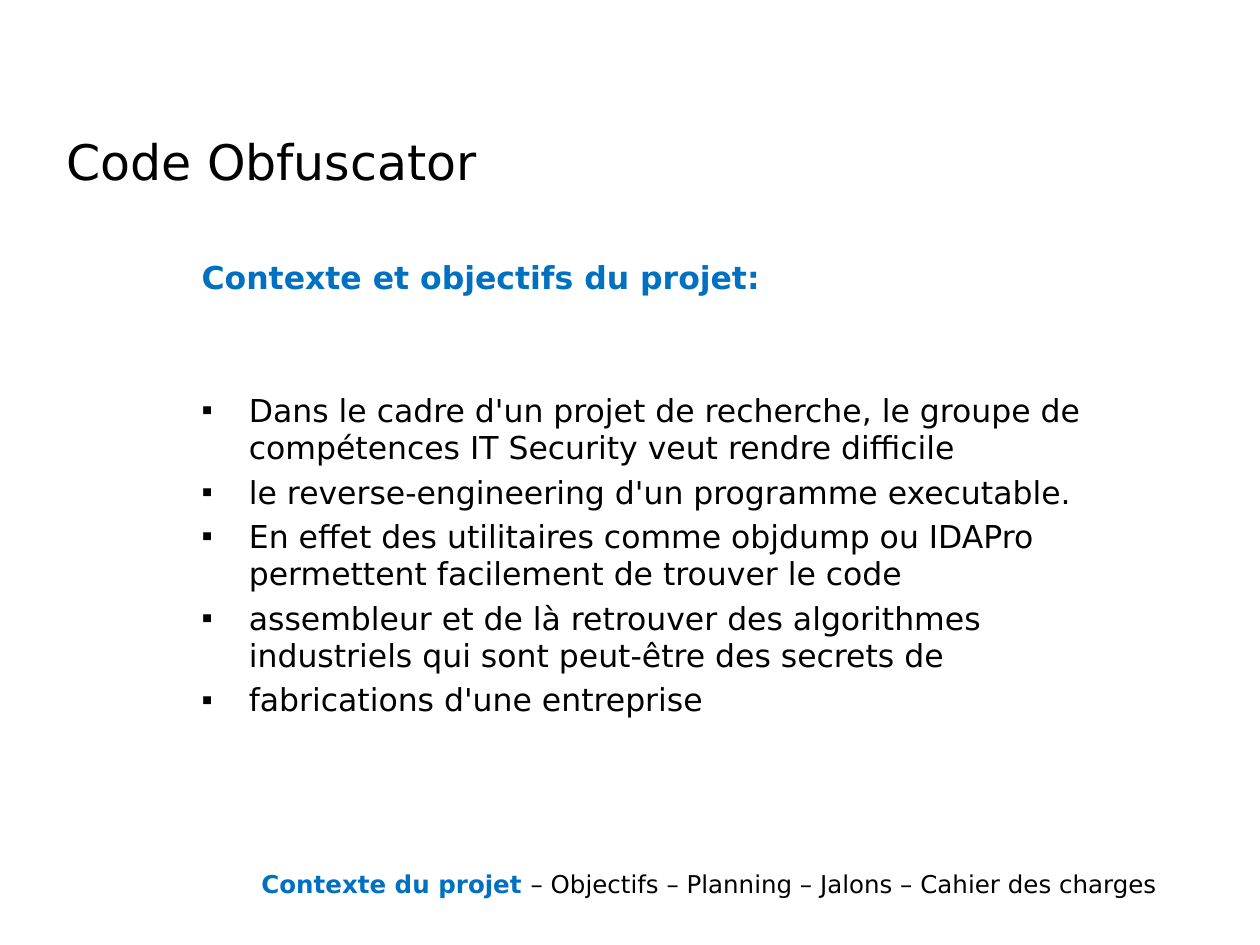
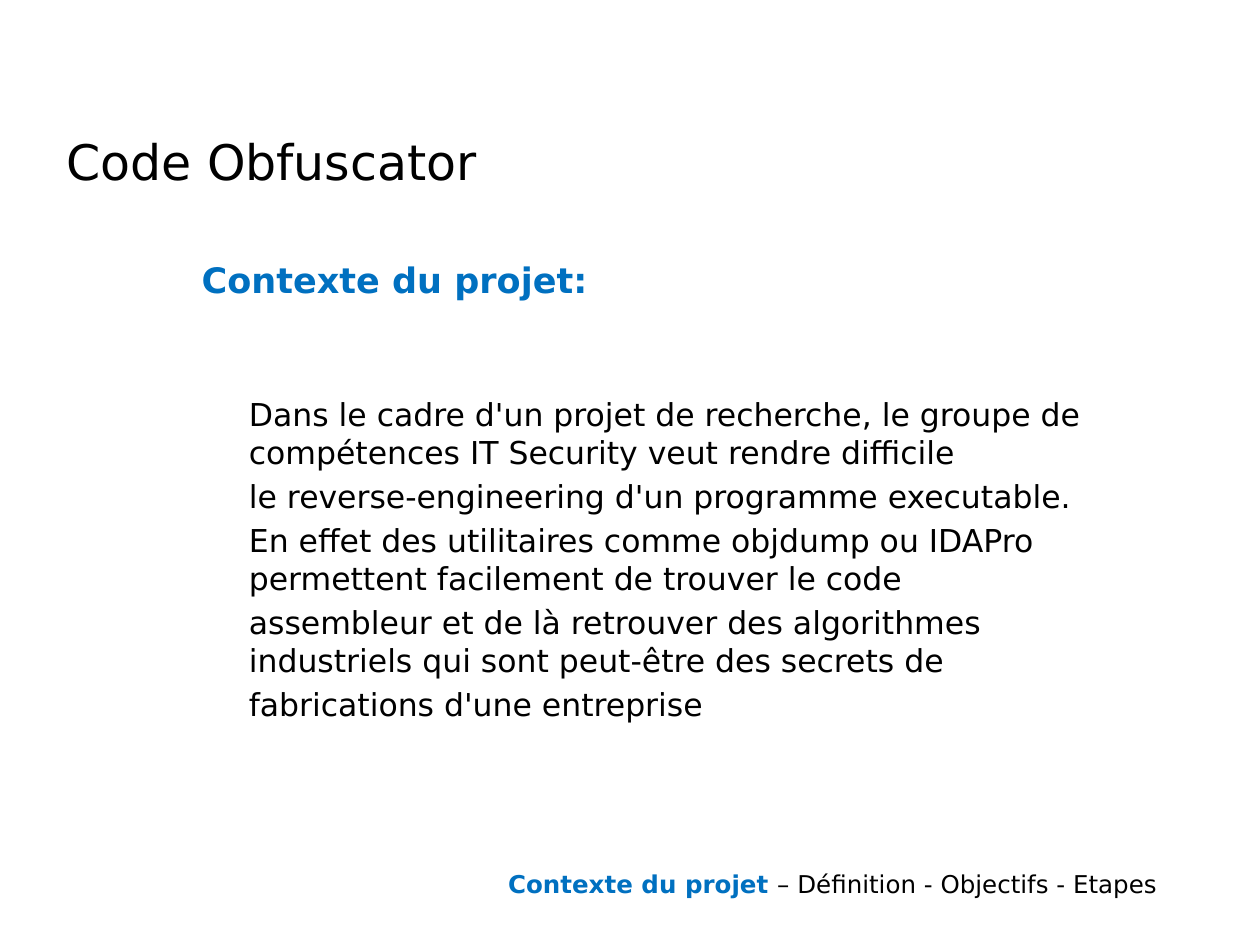
Before and after one commit to wanchouchou/code-obfuscator, a slide deck: slide 2 of CahierDesCharges.pptx. Drawn at 1260x945 pixels with LibreOffice and Linux fonts; fonts in the diff are those of the drawing; background and template pictures are left out. Boxes give left, top, right and bottom in pixels: in the first picture for what was removed or moved away, otherwise in the second. Text is boxed around its words. In the diff, an @@ line names an element or a change of style, - is before the commit and + after.

```diff
--- a/CahierDesCharges.pptx
+++ b/CahierDesCharges.pptx
@@ text at [202,266,587,301]: text changed; size 18 to 20 pt @@
-Contexte et objectifs du projet:
+Contexte du projet:
@@ text at [249,402,1080,723]: bullet ▪ to none @@
@@ text at [508,873,1157,898]: text changed @@
-Contexte du projet – Objectifs – Planning – Jalons – Cahier des charges
+Contexte du projet – Définition - Objectifs - Etapes
```
Also in this commit, not shown: 3 other slides changed, 1 slide removed.
